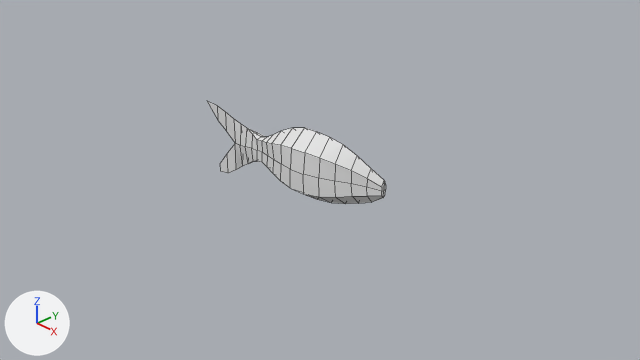
The Blender file blend/Aquarium/Aquarium.blend as it was, and as the next commit left it.
One viewpoint serves both versions: the file's camera 'Camera'. Arrows for +X, +Y and +Z are at lower left; the lights stay in place. Mesh edges are drawn as thin lines.
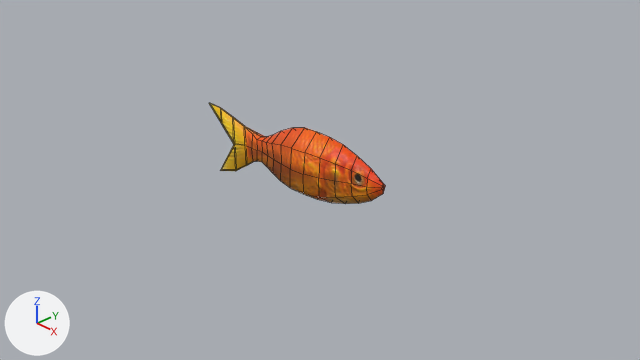
The edits, one by one:
Picture 'fishref2_fixed.png' (img_fishref2_fixed_png) is new.
Material 'FishMat' (mat_fishmat) is new.
Uses the picture img_fishref2_fixed_png.
me_cube_001 is used by ob_cube; location (-0.442, 0.001, 0.046).
me_cube_001 had 125 vertices, 121 faces and spanned x -1.89..1.55, y -0.25..0.25, z -0.73..0.54.
me_cube_001 now has 135 vertices, 136 faces and spans x -1.83..1.54, y -0.25..0.25, z -0.72..0.54.
Part 1, on me_cube_001:
2 vertices are removed from x 1.54, y -0.03..0.03, z 0.08.
6 faces are deleted.
10 vertices move from x 1.33..1.55, y -0.06..0.06, z -0.08..0.28 to x 1.33..1.54, y -0.06..0.06, z -0.06..0.24.
3 vertices are added at (1.54, -0.02, 0.16), (1.54, 0.02, 0.16), (1.54, 0.0, 0.16).
8 new faces join them.
Part 2, on me_cube_001:
18 vertices are removed from x -1.89..-1.0, y -0.03..0.03, z -0.73..0.3.
21 faces are deleted.
2 vertices move from x -1.0, y -0.04..0.04, z -0.11 to x -1.04, y -0.01..0.01, z -0.12.
27 vertices are added at x -1.83..-1.04, y -0.01..0.01, z -0.72..0.28.
34 new faces join them.
me_cube_001 part 3: 94 faces spanning x -0.84..1.54, y -0.25..0.25, z -0.4..0.54 switch from no material to mat_fishmat.

Pixel boxes (x1, y1, x2, y2) of what changed, in the pictures (640 x 360 px; the box of a moved part takes in the faces that stretch with it):
'Cube', reshaped
    before: (207, 101, 386, 204)
    after: (209, 103, 385, 204)
part 1 of me_cube_001, moved or reshaped
    before: (351, 169, 386, 203)
    after: (351, 169, 385, 203)
part 2 of me_cube_001, built on
    before: (207, 101, 255, 173)
    after: (209, 103, 256, 171)
part 3 of me_cube_001, recoloured (white to orange)
    both: (252, 128, 371, 204)
